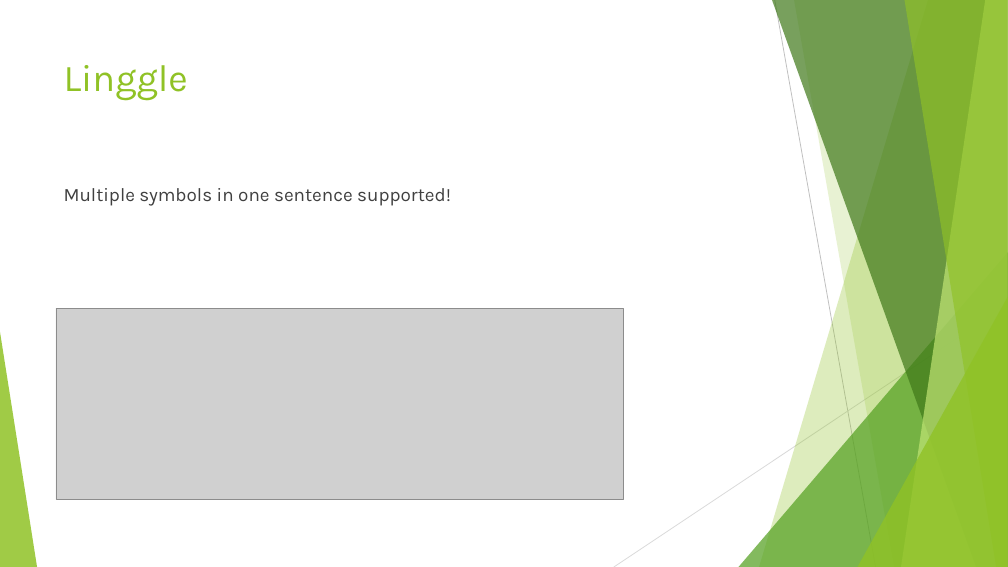
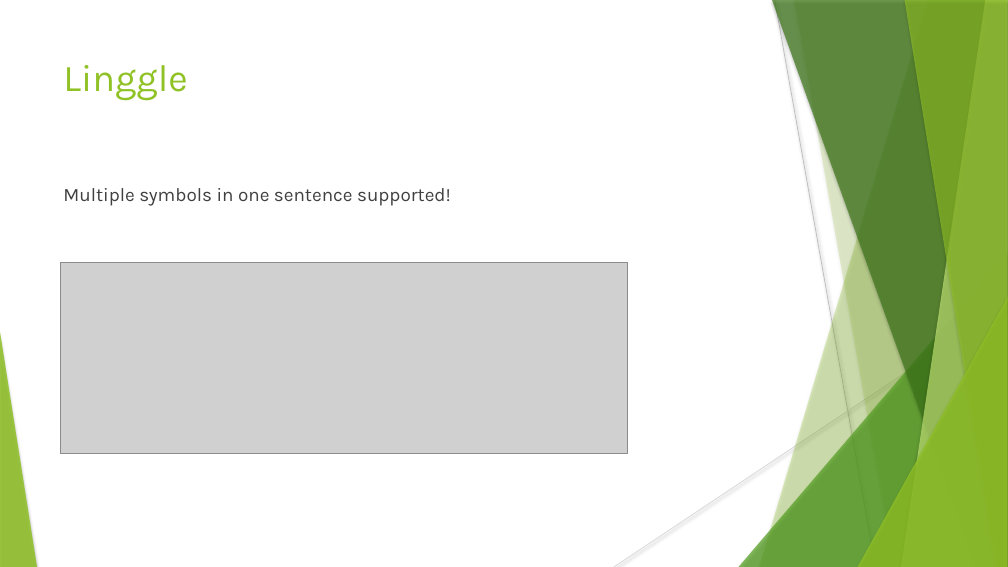
Before and after one commit to pride829/Class-NLP, a slide deck: slide 9 of nlp_week7/Mini report.pptx (slide 8 before the commit). Drawn at 1008x567 pixels with LibreOffice and Linux fonts; fonts in the diff are those of the drawing; grey boxes stand for pictures. Boxes give left, top, right and bottom in pixels: in the first picture for what was removed or moved away, otherwise in the second. Text is boxed around its words. In the diff, an @@ line names an element or a change of style, - is before the commit and + after.

```diff
--- a/nlp_week7/Mini report.pptx
+++ b/nlp_week7/Mini report.pptx
@@ line (775, 0) - (876, 567): stroke #BFBFBF 0.75 pt to #BFBFBF 0.74 pt @@
@@ freeform shape at [794,0,1008,567]: shadow on; outline redrawn @@
@@ picture: place and size @@
-picture at [56,309,623,500]
+picture at [60,262,628,454]
@@ shadow on in 6 elements at [759,0,1008,567], [739,252,1008,567], [772,0,1008,567], [901,0,1008,567], [904,0,1008,567], [858,297,1008,567] @@
@@ line (1008, 305) - (614, 567): stroke #D9D9D9 0.75 pt to #D9D9D9 0.74 pt @@
```
Also in this commit, not shown: 8 other slides changed, 1 slide added, 2 other files.
